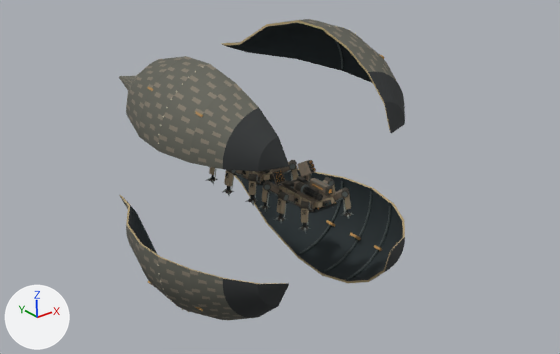
One commit to the Blender file source/blender/feids26-review.blend: the scene before it, then after it.
Before and after are seen from the file's camera 'REVIEW_CAMERA'. Lighting does not change. The marker at lower left points along +X, +Y and +Z. The first picture is the older version.

In view in the first picture: 'HULL_ARMOR.001', 'SHELL_ARMOR_1', 'SHELL_ARMOR_2', 'SHELL_ARMOR_3', 'SHELL_ARMOR_4' and 21 more.
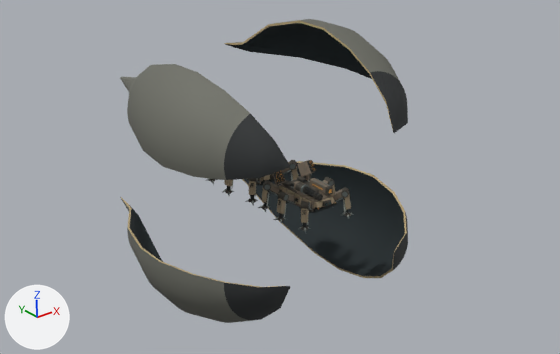
ob_shell_quadrant_1 is not drawn itself; it is the parent of ob_shell_armor_1.
ob_shell_quadrant_2 is not drawn itself; it is the parent of ob_shell_armor_2.
ob_shell_quadrant_3 is not drawn itself; it is the parent of ob_shell_armor_3.
ob_shell_quadrant_4 is not drawn itself; it is the parent of ob_shell_armor_4.

Patch to the scene script:
```diff
--- a/source/blender/feids26-review.blend.py
+++ b/source/blender/feids26-review.blend.py
@@ me_mesh_1 @@
 # used by ob_shell_armor_2; parent = ob_shell_quadrant_2; location = (0.0, 0.0, 0.0)
-me_mesh_1.from_pydata(...)  # 5270 vertices, 4592 faces; spans x -3.77..0.0, y -6.2..8.0, z 0.0..3.77
+me_mesh_1.from_pydata(...)  # 731 vertices, 1152 faces; spans x -3.75..0.0, y -6.2..8.0, z 0.0..3.75
+# me_mesh_1 part 1: 382 loose pieces with 3058 vertices, spanning x -3.77..0.0, y -6.2..8.0, z 0.0..3.77, are deleted
+# me_mesh_1 part 2: 8 vertices moved within x -0.23..-0.02, y -6.2..8.0, z 0.02..0.23; 1727 vertices removed from x -3.75..0.0, y -6.2..8.0, z 0.0..3.74; 246 vertices added at x -3.73..-0.04, y -5.85..7.25, z 0.04..3.73
 me_mesh_1.materials.append(mat_feids_ceramic_palette)
@@ ob_shell_quadrant_1 @@
 ob_shell_quadrant_1.parent = ob_feids26_root
-ob_shell_quadrant_1.location = (3.326, 1.176, 7.126)
-ob_shell_quadrant_1.rotation_euler = (0.0, 0.0941, 0.0)  # degrees (0, 5.4, 0)
+ob_shell_quadrant_1.location = (3.384, 0.997, 7.184)
+ob_shell_quadrant_1.rotation_euler = (0.0, 0.0593, 0.0)  # degrees (0, 3.4, 0)
@@ ob_shell_quadrant_2 @@
 ob_shell_quadrant_2.parent = ob_feids26_root
-ob_shell_quadrant_2.location = (-3.326, 1.176, 7.126)
-ob_shell_quadrant_2.rotation_euler = (0.0, -0.0941, 0.0)  # degrees (0, -5.4, 0)
+ob_shell_quadrant_2.location = (-3.384, 0.997, 7.184)
+ob_shell_quadrant_2.rotation_euler = (0.0, -0.339, 0.0)  # degrees (0, -19, 0)
@@ ob_shell_quadrant_3 @@
 ob_shell_quadrant_3.parent = ob_feids26_root
-ob_shell_quadrant_3.location = (-3.326, 1.176, 0.474)
-ob_shell_quadrant_3.rotation_euler = (0.0, 0.0941, 0.0)  # degrees (0, 5.4, 0)
+ob_shell_quadrant_3.location = (-3.384, 0.997, 0.416)
+ob_shell_quadrant_3.rotation_euler = (0.0, 0.0593, 0.0)  # degrees (0, 3.4, 0)
@@ ob_shell_quadrant_4 @@
 ob_shell_quadrant_4.parent = ob_feids26_root
-ob_shell_quadrant_4.location = (3.326, 1.176, 0.474)
-ob_shell_quadrant_4.rotation_euler = (0.0, -0.0941, 0.0)  # degrees (0, -5.4, 0)
+ob_shell_quadrant_4.location = (3.384, 0.997, 0.416)
+ob_shell_quadrant_4.rotation_euler = (0.0, -0.339, 0.0)  # degrees (0, -19, 0)
```

Location of each change, [x1, y1, x2, y2] in pixels of the pictures (560 x 354 px):
'SHELL_ARMOR_2', reshaped, moved, turned: before [119, 56, 289, 171]; after [120, 64, 290, 180]
'SHELL_ARMOR_4', moved, turned: before [234, 169, 405, 283]; after [242, 161, 408, 278]
'SHELL_ARMOR_1', moved, turned: before [221, 19, 405, 133]; after [224, 19, 408, 133]
'SHELL_ARMOR_3', moved, turned: before [119, 195, 289, 320]; after [120, 197, 290, 323]
part 1 of me_mesh_1, deleted: before [119, 56, 288, 170]
part 2 of me_mesh_1, built on: before [119, 56, 288, 171]; after [120, 64, 288, 180]
